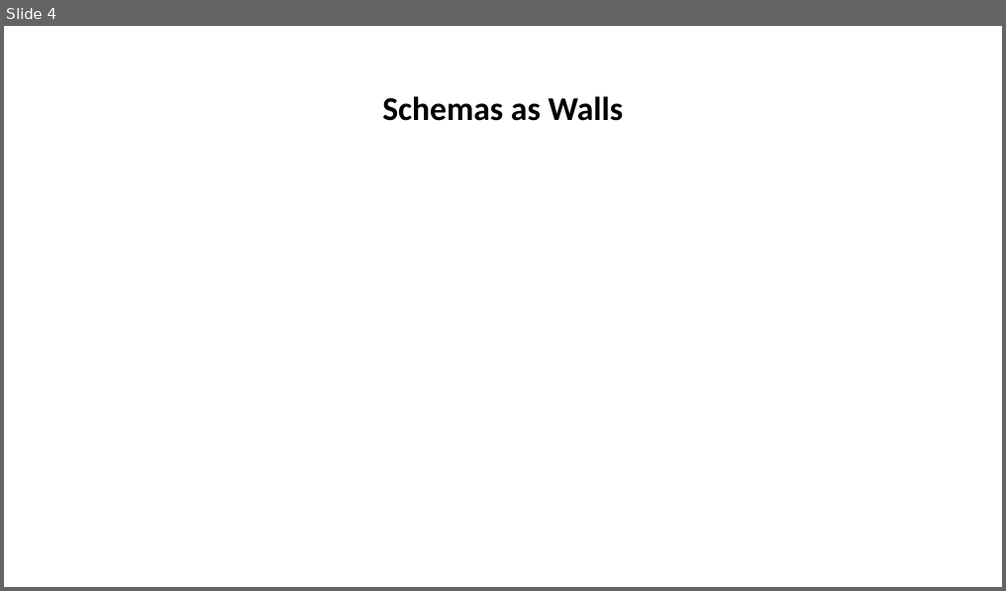
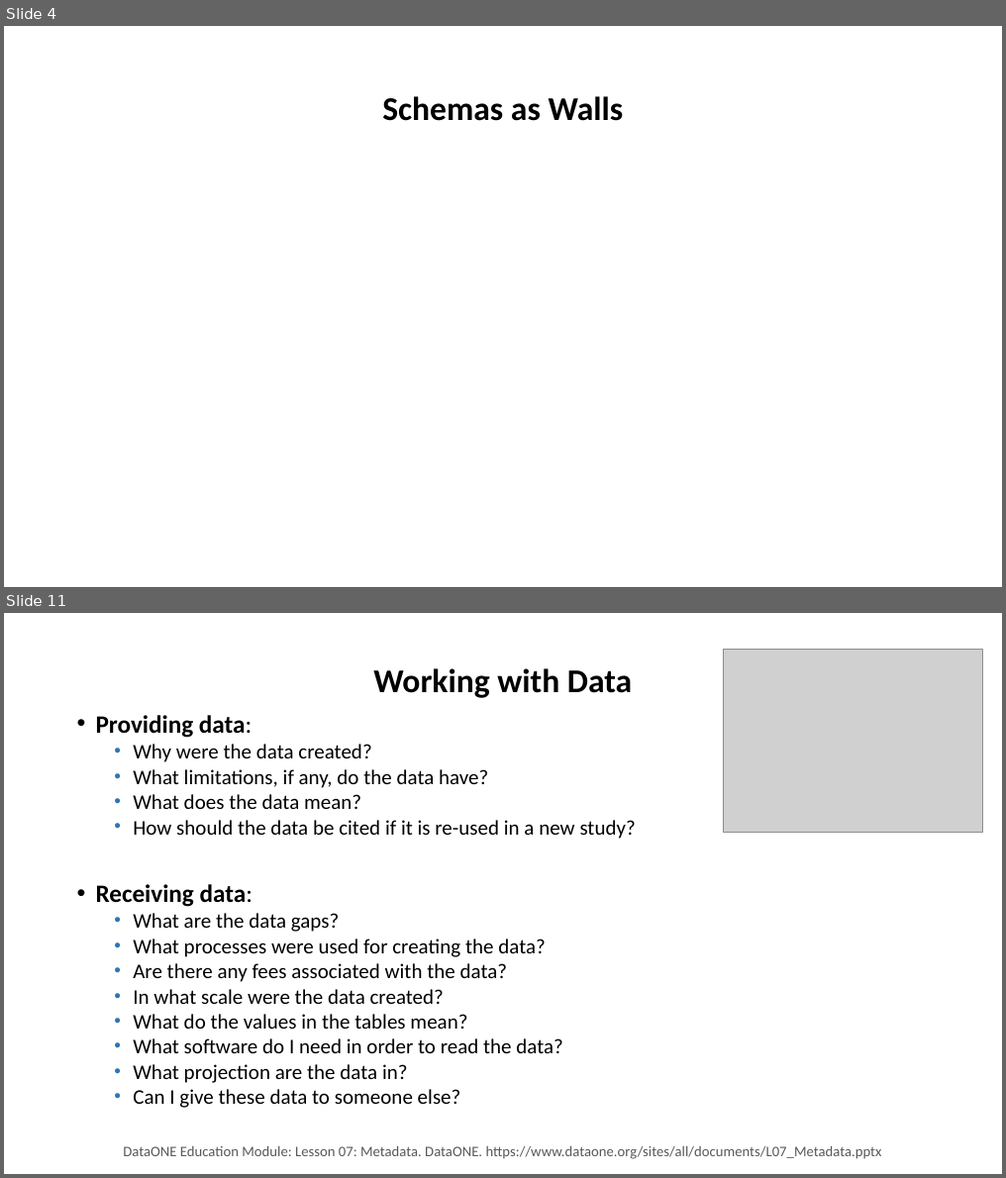
Before and after one commit to tibbben/teaching.data.literacy, a slide deck: UM_DataManagementClass/Lessons/08/08_FirstMeeting.pptx. Shown one above the other, each under a label of ours: slide 4 before the commit, slides 4 and 11 after it; the slides between them are not shown. The pictures are 1006x591 and 1006x1178 pixels, drawn with LibreOffice and Linux fonts; fonts in the diff are those of the drawing; grey boxes stand for pictures. Boxes give left, top, right and bottom in pixels: in the first picture for what was removed or moved away, otherwise in the second. Text is boxed around its words. In the diff, an @@ line names an element or a change of style, - is before the commit and + after.

Commit message:
Lesson 8 developemnt

```diff
--- a/UM_DataManagementClass/Lessons/08/08_FirstMeeting.pptx
+++ b/UM_DataManagementClass/Lessons/08/08_FirstMeeting.pptx
@@ slide 11 added at (4, 613, 1002, 1174), background #FFFFFF @@
@@ title added at (373, 668, 632, 698), 32 pt, text #000000, bold @@
+Working with Data
@@ picture added at (724, 650, 982, 833) @@
@@ text added at (96, 715, 636, 1108), 20 pt, text #000000 @@
+• Providing data:
+  • Why were the data created?
+  • What limitations, if any, do the data have?
+  • What does the data mean?
+  • How should the data be cited if it is re-used in a new study?
+• Receiving data:
+  • What are the data gaps?
+  • What processes were used for creating the data?
+  • Are there any fees associated with the data?
+  • In what scale were the data created?
+  • What do the values in the tables mean?
+  • What software do I need in order to read the data?
+  • What projection are the data in?
+  • Can I give these data to someone else?
@@ text added at (123, 1147, 882, 1159), 14 pt, text #595959 @@
+DataONE Education Module: Lesson 07: Metadata. DataONE. https://www.dataone.org/sites/all/documents/L07_Metadata.pptx
```
Also in this commit, not shown: 1 slide changed, 16 other slides added, 1 other file.
